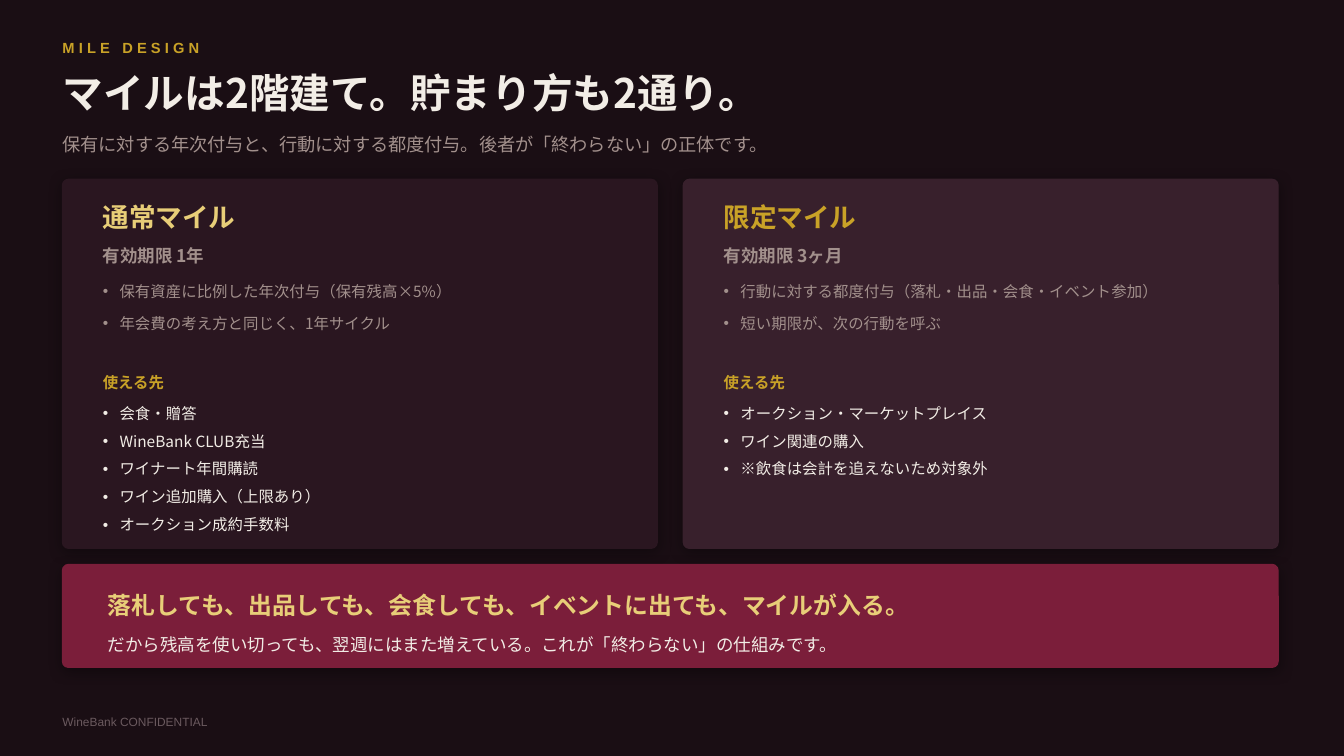
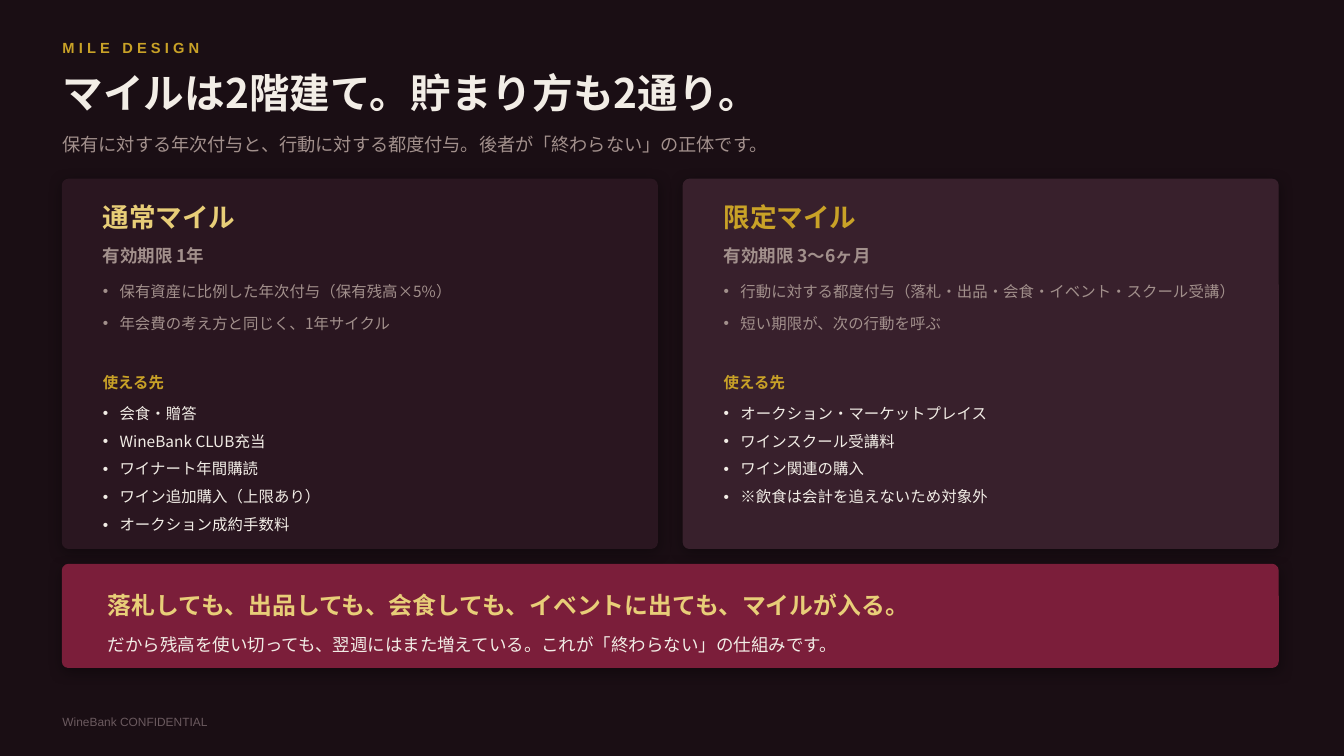
Before and after one commit to nakano-winebank/wine-auction, a slide deck: slide 16 of 提案資料/WineBank_ワインマイル経済圏構想.pptx (slide 14 before the commit). Drawn at 1344x756 pixels with LibreOffice and Linux fonts; fonts in the diff are those of the drawing. Boxes give left, top, right and bottom in pixels: in the first picture for what was removed or moved away, otherwise in the second. Text is boxed around its words. In the diff, an @@ line names an element or a change of style, - is before the commit and + after.

```diff
--- a/提案資料/WineBank_ワインマイル経済圏構想.pptx
+++ b/提案資料/WineBank_ワインマイル経済圏構想.pptx
@@ text at bbox=[724, 247, 871, 264]: text changed @@
-有効期限 3ヶ月
+有効期限 3〜6ヶ月
@@ text at bbox=[740, 284, 1235, 298]: text changed @@
-• 行動に対する都度付与（落札・出品・会食・イベント参加）
+• 行動に対する都度付与（落札・出品・会食・イベント・スクール受講）
@@ text at bbox=[740, 434, 894, 449]: paragraph added @@
+• ワインスクール受講料
```
Also in this commit, not shown: 3 other slides changed, 2 slides added, 3 other files.
